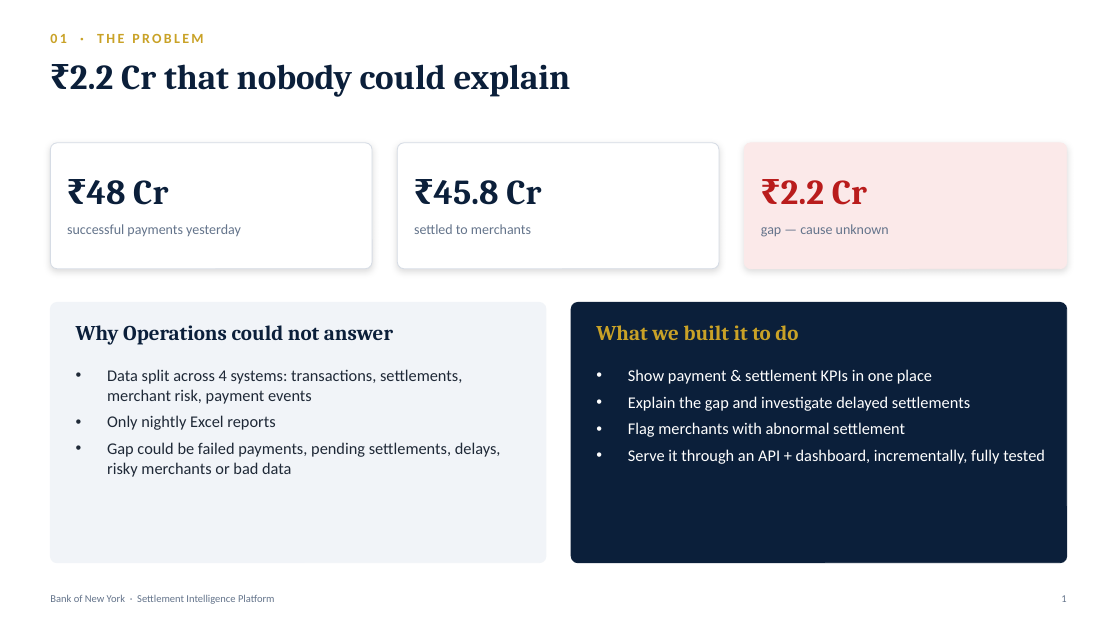
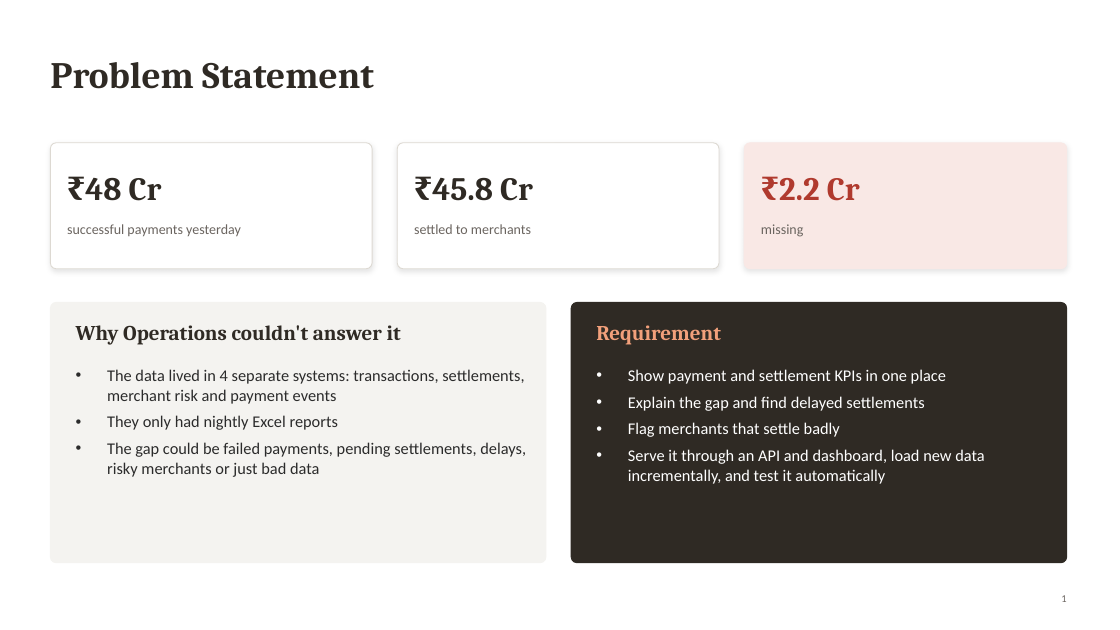
Before and after one commit to Ghanshyam-02/capstone-2, a slide deck: slide 2 of presentation/Settlement_Intelligence_Platform.pptx. Drawn at 1120x630 pixels with LibreOffice and Linux fonts; fonts in the diff are those of the drawing. Boxes give left, top, right and bottom in pixels: in the first picture for what was removed or moved away, otherwise in the second. Text is boxed around its words. In the diff, an @@ line names an element or a change of style, - is before the commit and + after.

```diff
--- a/presentation/Settlement_Intelligence_Platform.pptx
+++ b/presentation/Settlement_Intelligence_Platform.pptx
@@ text "Problem Statement" at box(50, 62, 374, 89): vertical alignment top to middle @@
@@ text at box(50, 62, 374, 89): text changed; size 12 to 32 pt; font Calibri to Cambria; text colour #C9A227 to #2F2A24 @@
-01 · THE PROBLEM
+Problem Statement
@@ text removed at box(70, 64, 571, 97) @@
-₹2.2 Cr that nobody could explain
@@ rounded rectangle at box(50, 143, 372, 269): outline #D6DCE5 0.75 pt to #DDD9D2 0.75 pt; shadow changed; proportions changed @@
@@ rounded rectangle at box(397, 143, 719, 269): outline #D6DCE5 0.75 pt to #DDD9D2 0.75 pt; shadow changed; proportions changed @@
@@ rounded rectangle at box(744, 143, 1067, 269): fill #FBE9E9 to #F9E8E5; outline #FBE9E9 0.75 pt to #F9E8E5 0.75 pt; shadow changed; proportions changed @@
@@ text "₹48 Cr" at box(85, 178, 162, 201): size 30 to 28 pt, text colour #0B1F3A to #2F2A24 @@
@@ text "₹45.8 Cr" at box(432, 178, 533, 201): size 30 to 28 pt, text colour #0B1F3A to #2F2A24 @@
@@ text "₹2.2 Cr" at box(779, 178, 860, 201): size 30 to 28 pt, text colour #B91C1C to #B03A2E @@
@@ text at box(761, 224, 803, 237): text changed; text colour #64748B to #6B6560 @@
-gap — cause unknown
+missing
@@ rounded rectangle at box(50, 302, 546, 563): fill #F1F4F8 to #F4F3F0; outline #F1F4F8 0.75 pt to #F4F3F0 0.75 pt; proportions changed @@
@@ text at box(76, 325, 401, 345): text changed; text colour #0B1F3A to #2F2A24 @@
-Why Operations could not answer
+Why Operations couldn't answer it
@@ rounded rectangle at box(571, 302, 1067, 563): fill #0B1F3A to #2F2A24; outline #0B1F3A 0.75 pt to #2F2A24 0.75 pt; proportions changed @@
@@ text at box(596, 325, 721, 345): text changed; text colour #C9A227 to #F2A07B @@
-What we built it to do
+Requirement
@@ text at box(107, 369, 526, 477): text changed; text colour #1F2937 to #2B2B2B @@
-• Data split across 4 systems: transactions, settlements, merchant risk, payment events
-• Only nightly Excel reports
-• Gap could be failed payments, pending settlements, delays, risky merchants or bad data
+• The data lived in 4 separate systems: transactions, settlements, merchant risk and payment events
+• They only had nightly Excel reports
+• The gap could be failed payments, pending settlements, delays, risky merchants or just bad data
@@ text at box(628, 369, 984, 484): text changed @@
-• Show payment & settlement KPIs in one place
-• Explain the gap and investigate delayed settlements
-• Flag merchants with abnormal settlement
-• Serve it through an API + dashboard, incrementally, fully tested
+• Show payment and settlement KPIs in one place
+• Explain the gap and find delayed settlements
+• Flag merchants that settle badly
+• Serve it through an API and dashboard, load new data incrementally, and test it automatically
@@ text removed at box(50, 594, 275, 604) @@
-Bank of New York · Settlement Intelligence Platform
@@ text colour #64748B to #6B6560 in 3 elements at box(67, 224, 241, 236), box(414, 224, 531, 234), box(1061, 595, 1066, 602) @@
```
Also in this commit, not shown: 7 other slides changed, 5 slides added, 8 slides removed, 3 other files.
